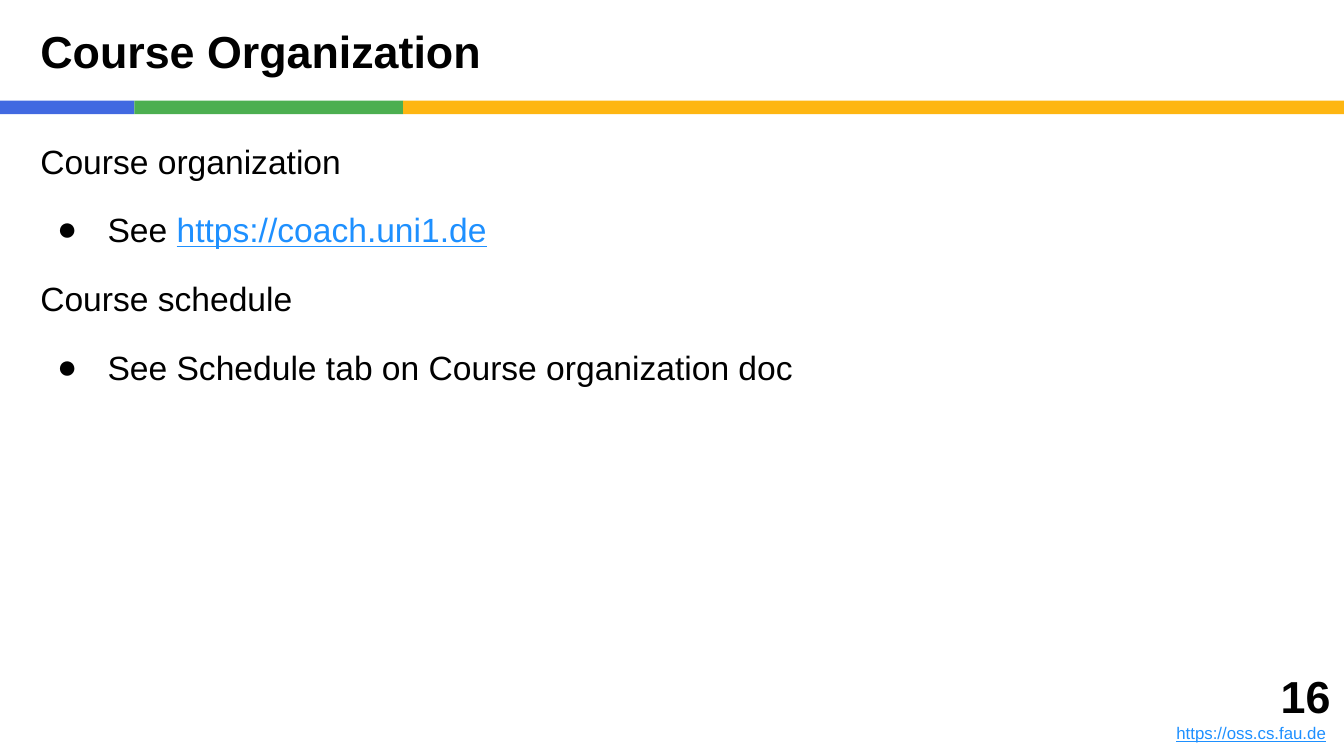
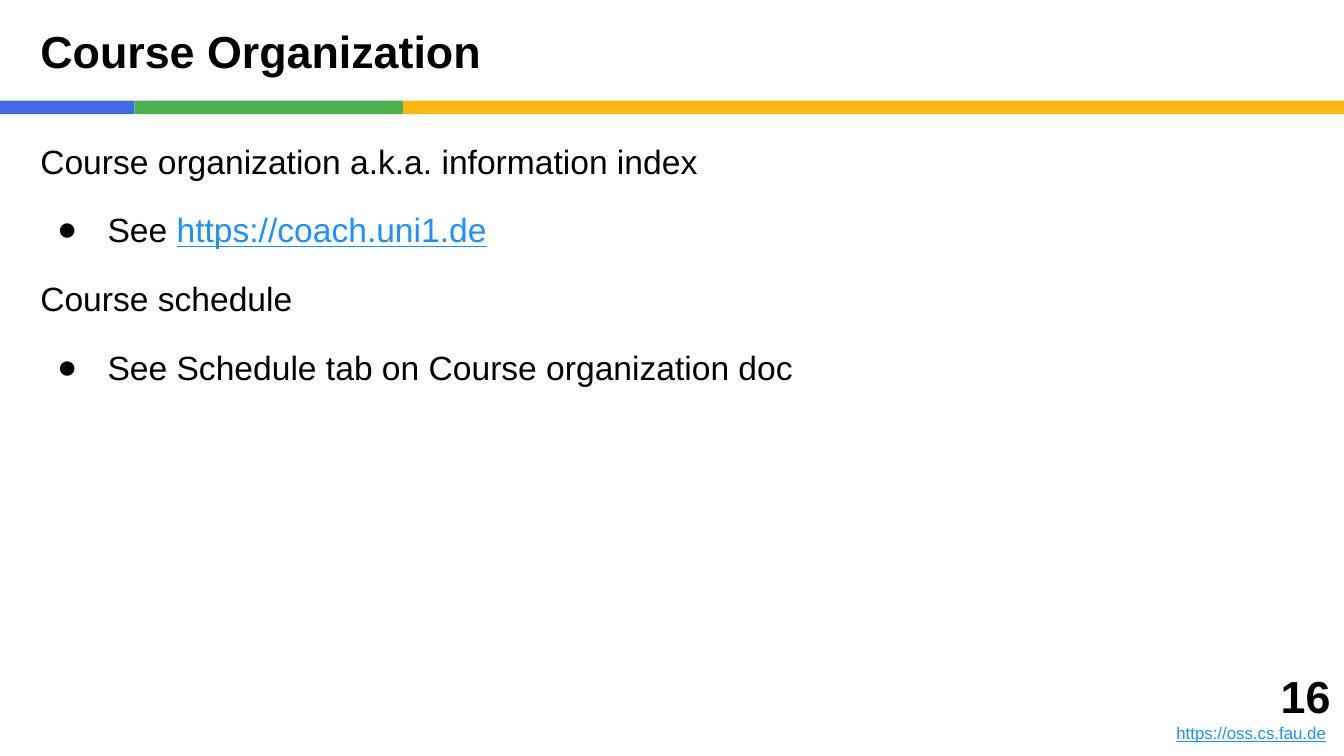
Before and after one commit to dirkriehle/coach-course, a slide deck: slide 16 of Lecture Slides/COACH A01 - Introduction.pptx. Drawn at 1344x756 pixels with LibreOffice and Linux fonts; fonts in the diff are those of the drawing. Boxes give left, top, right and bottom in pixels: in the first picture for what was removed or moved away, otherwise in the second. Text is boxed around its words. In the diff, an @@ line names an element or a change of style, - is before the commit and + after.

Commit message:
Pre-course preparation

```diff
--- a/Lecture Slides/COACH A01 - Introduction.pptx
+++ b/Lecture Slides/COACH A01 - Introduction.pptx
@@ text at (x1=40, y1=149, x2=697, y2=180): text changed @@
-Course organization
+Course organization a.k.a. information index
```
Also in this commit, not shown: 3 other slides changed, 4 other files.
